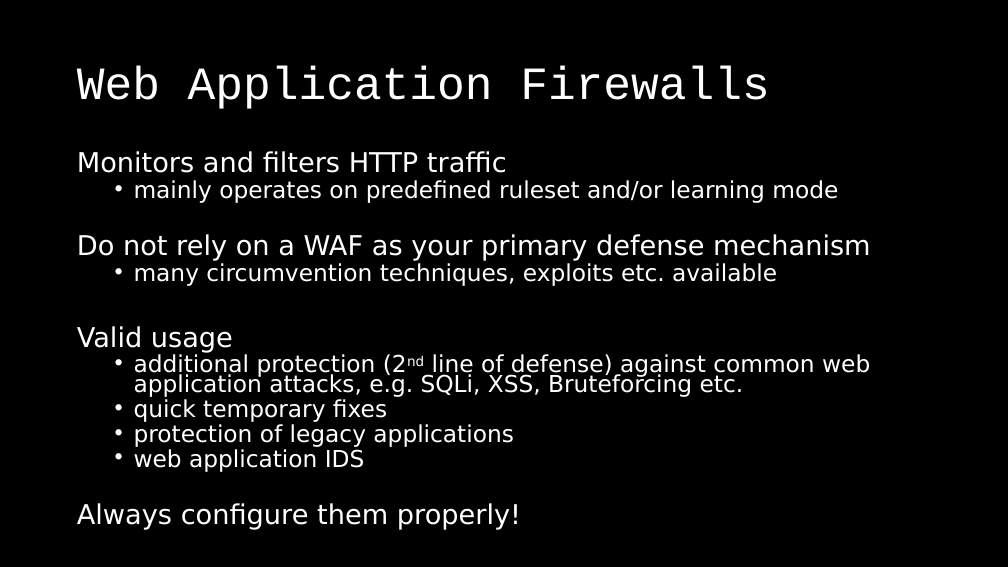
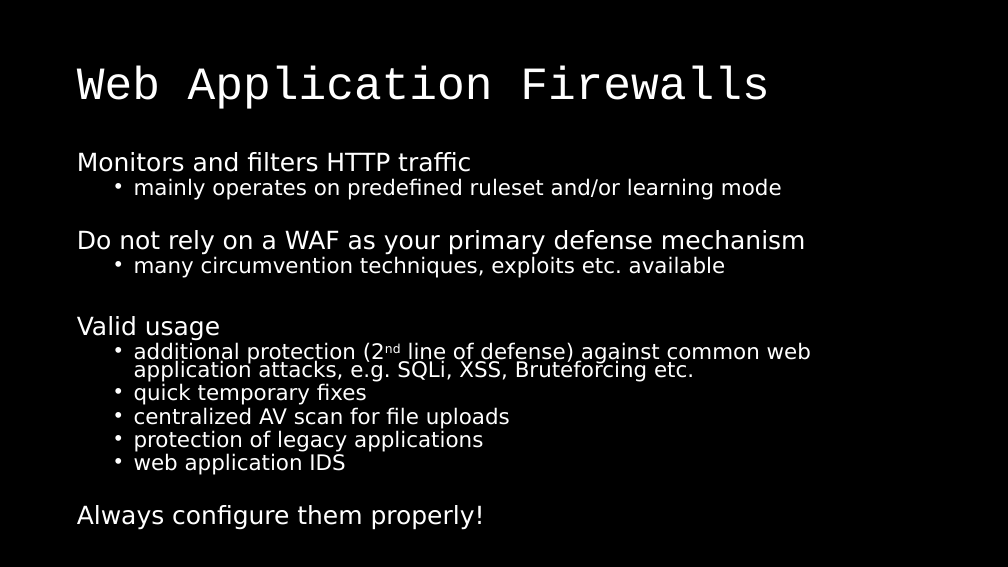
Before and after one commit to dschwarz91/websec-lecture, a slide deck: slide 46 of slides/8_General_Topics.pptx. Drawn at 1008x567 pixels with LibreOffice and Linux fonts; fonts in the diff are those of the drawing. Boxes give left, top, right and bottom in pixels: in the first picture for what was removed or moved away, otherwise in the second. Text is boxed around its words. In the diff, an @@ line names an element or a change of style, - is before the commit and + after.

Commit message:
added centralized AV scan to the valid WAF usecases.

```diff
--- a/slides/8_General_Topics.pptx
+++ b/slides/8_General_Topics.pptx
@@ text at (x1=77, y1=152, x2=811, y2=530): size 25.9 to 23.8 pt in "Monitors and filters HTTP traffic", "Do not rely on a WAF as ...", "Valid usage", "Always configure them properly!"; size 22.2 to 20.4 pt in "mainly operates on predefined ruleset and/or learning ...", "many circumvention techniques, exploits etc. available", "additional protection (2nd line of defense) against ...", "quick temporary fixes" and 2 more places @@
@@ text at (x1=134, y1=407, x2=510, y2=429): paragraph added @@
+  • centralized AV scan for file uploads
```
Also in this commit, not shown: 1 other file.
